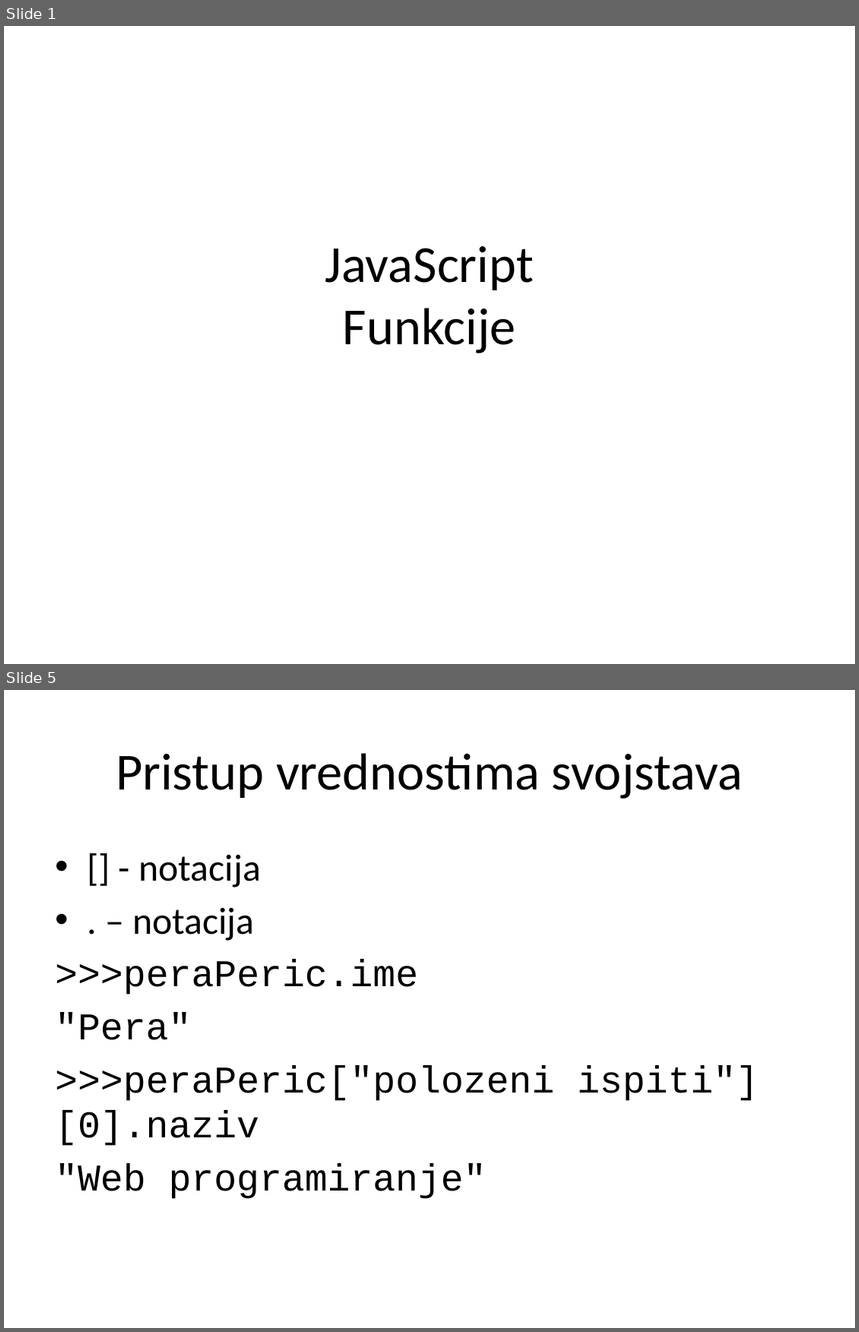
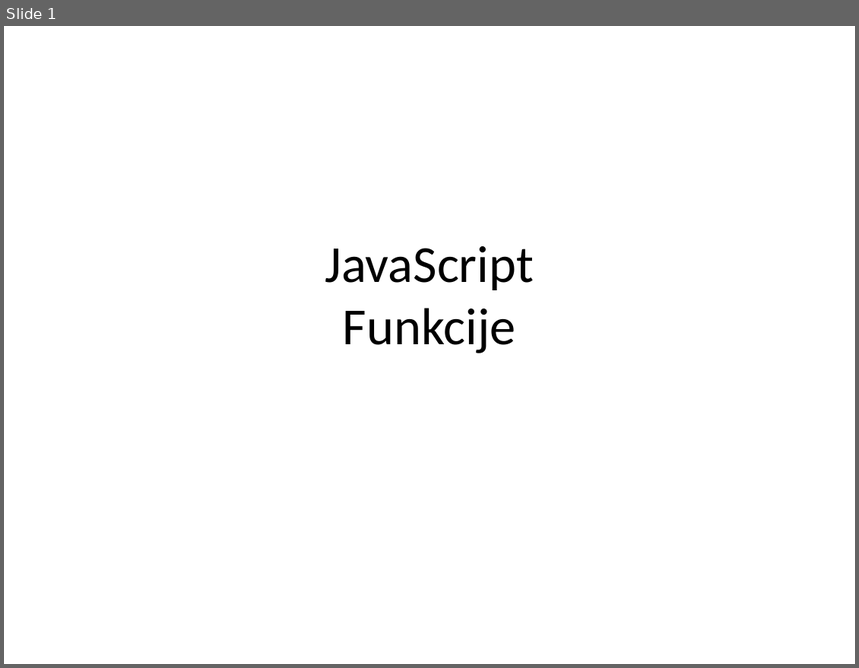
Before and after one commit to XWS2016/JavaScript, a slide deck: 02_Funkcije/JavaScript_02_Funkcije.pptx. Shown one above the other, each under a label of ours: slides 1 and 5 before the commit, slide 1 after it; the slides between them are not shown. The pictures are 859x1332 and 859x668 pixels, drawn with LibreOffice and Linux fonts; fonts in the diff are those of the drawing. Boxes give left, top, right and bottom in pixels: in the first picture for what was removed or moved away, otherwise in the second. Text is boxed around its words. In the diff, an @@ line names an element or a change of style, - is before the commit and + after.

```diff
--- a/02_Funkcije/JavaScript_02_Funkcije.pptx
+++ b/02_Funkcije/JavaScript_02_Funkcije.pptx
@@ slide 5 removed at [4, 690, 855, 1328], background #FFFFFF @@
@@ title removed at [116, 753, 743, 799] @@
-Pristup vrednostima svojstava
@@ text removed at [55, 854, 759, 1199] @@
-• [] - notacija
-• . – notacija
->>>peraPeric.ime
-"Pera"
->>>peraPeric["polozeni ispiti"][0].naziv
-"Web programiranje"
```
Also in this commit, not shown: 2 slides changed, 31 slides added, 10 other slides removed, 13 other files.
